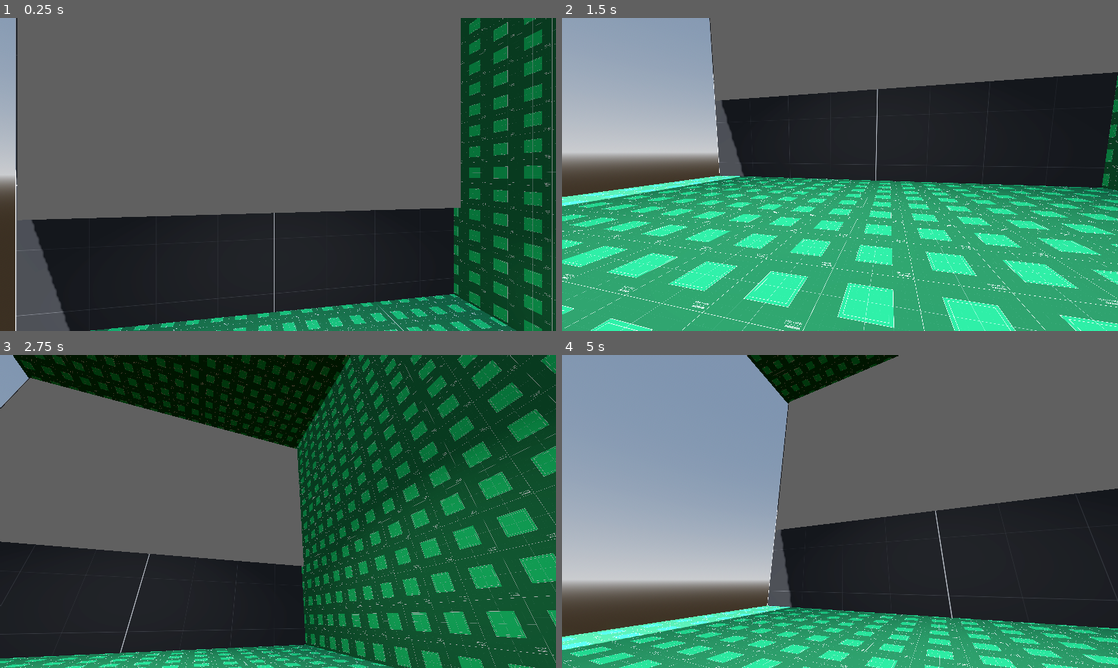
Above: before the commit, frames 1-4 (two rows, left to right).
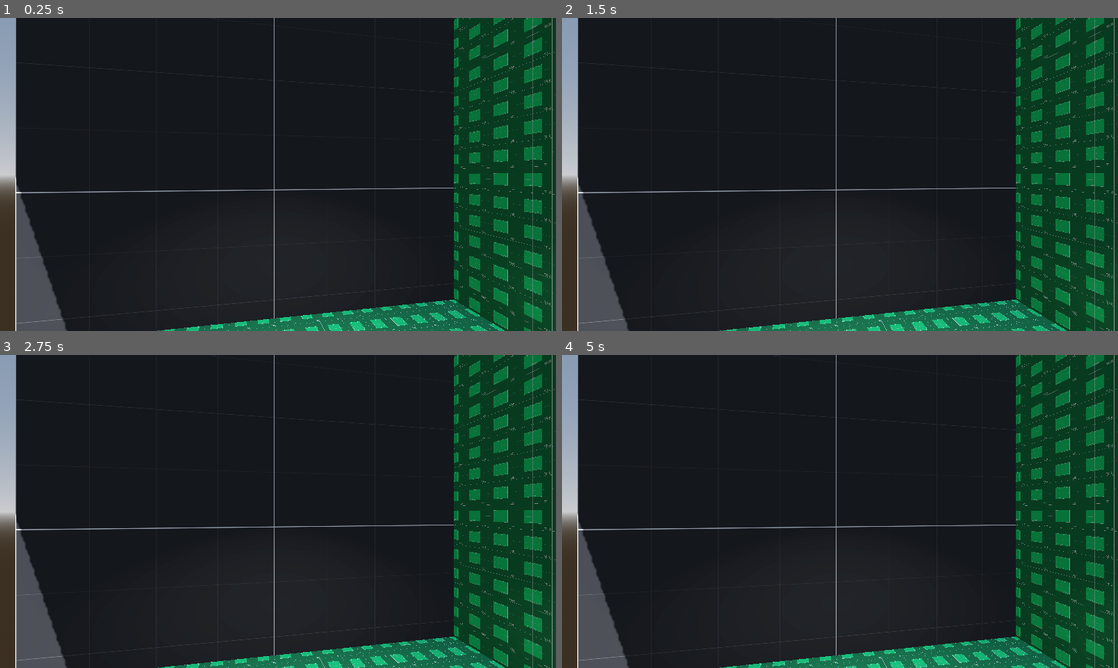
Above: after the commit, the same moments.

Repository: Hhk187/DeadlyMaze
Game: Godot game, scene res://Scenes/TestingGrounds/PlainWorld/plain_world.tscn
The game is run twice, just before and just after one commit, with the same random seed, the same clock (stepped at 60 frames per second) and the same inputs.
Inputs (mouse positions are in pixels of both pictures, inside the frame that each line leads up to):
- Up to frame 1 (0.25 s): no input
- Up to frame 2 (1.5 s): tap Enter (ui_accept) at 0.5, 0.77 s; move the mouse to (962, 158) at 0.52 s; hold D (strafe_right) 0.53-1.28 s; move the mouse to (728, 190) at 1.27 s; hold S (backword) from 1.28 s (still down)
- Up to frame 3 (2.75 s): tap Enter (ui_accept) at 1.52 s; move the mouse to (333, 442) at 2.02 s; release S (backword) at 2.03 s; hold D (strafe_right) from 2.03 s (still down)
- Up to frame 4 (5 s): move the mouse to (812, 574) at 2.77 s; release D (strafe_right) at 2.78 s; hold W (forward) 2.78-3.53 s; tap Enter (ui_accept) at 3.02, 3.77, 4.52 s; move the mouse to (1006, 558) at 3.52 s; hold A (strafe_left) from 3.53 s (still down); move the mouse to (673, 464) at 4.27 s

The runs differ from the first frame. In frame 1, 58% of the frame differs, in the area x 2-100%, y 0-100%; in frame 2, 84%; in frame 3, 77%; in frame 4, 86%, in the area x 0-100%, y 0-100%.

Commit message:
Add BaseMonitor scene and script for enhanced display functionality

Diff:
--- /dev/null
+++ b/InhertedScenes/BaseMonitor/BaseMonitor.tscn
@@ -0,0 +1,52 @@
+[gd_scene load_steps=6 format=3 uid="uid://cr8mdbr14efgs"]
+
+[ext_resource type="Script" uid="uid://dvlchdep4iiq4" path="res://InhertedScenes/BaseMonitor/base_monitor.gd" id="1_gwx44"]
+
+[sub_resource type="ViewportTexture" id="ViewportTexture_gwx44"]
+viewport_path = NodePath("SubViewportContainer/SubViewport")
+
+[sub_resource type="BoxMesh" id="BoxMesh_gwx44"]
+size = Vector3(0.85545, 0.3, 0.01)
+
+[sub_resource type="FastNoiseLite" id="FastNoiseLite_gwx44"]
+noise_type = 0
+frequency = 0.05
+
+[sub_resource type="NoiseTexture2D" id="NoiseTexture2D_huj15"]
+noise = SubResource("FastNoiseLite_gwx44")
+
+[node name="BaseMonitor" type="Node3D"]
+script = ExtResource("1_gwx44")
+size = Vector2(85.545, 30)
+
+[node name="Sprite3D" type="Sprite3D" parent="."]
+transform = Transform3D(-1, 0, -8.74228e-08, 0, 1, 0, 8.74228e-08, 0, -1, 0, 0, 0)
+double_sided = false
+texture = SubResource("ViewportTexture_gwx44")
+
+[node name="BackHidder" type="MeshInstance3D" parent="."]
+transform = Transform3D(-1, 8.74228e-08, 3.82137e-15, 0, -4.37114e-08, 1, 8.74228e-08, 1, 4.37114e-08, 0, 0, 0.00700106)
+mesh = SubResource("BoxMesh_gwx44")
+
+[node name="SubViewportContainer" type="SubViewportContainer" parent="."]
+anchors_preset = 15
+anchor_right = 1.0
+anchor_bottom = 1.0
+offset_right = -1834.45
+offset_bottom = -1050.0
+grow_horizontal = 2
+grow_vertical = 2
+stretch = true
+
+[node name="SubViewport" type="SubViewport" parent="SubViewportContainer"]
+handle_input_locally = false
+size = Vector2i(85, 30)
+render_target_update_mode = 4
+
+[node name="TextureRect" type="TextureRect" parent="SubViewportContainer/SubViewport"]
+anchors_preset = 15
+anchor_right = 1.0
+anchor_bottom = 1.0
+grow_horizontal = 2
+grow_vertical = 2
+texture = SubResource("NoiseTexture2D_huj15")
--- /dev/null
+++ b/InhertedScenes/BaseMonitor/base_monitor.gd
@@ -0,0 +1,24 @@
+@tool
+extends Node3D
+class_name BaseMonitor
+
+@onready var sprite_3d: Sprite3D = $Sprite3D
+@onready var back_hidder: MeshInstance3D = $BackHidder
+
+@onready var sub_viewport_container: SubViewportContainer = $SubViewportContainer
+@onready var sub_viewport: SubViewport = $SubViewportContainer/SubViewport
+@onready var label: Label = $SubViewportContainer/SubViewport/Label
+
+@export var frame : bool = false :
+	set(value):
+		_updateFrame()
+
+@export var size : Vector2 = Vector2(50, 50) :
+	set(value):
+		size = value
+		sub_viewport_container.size = value
+		if frame:
+			_updateFrame()
+
+func _updateFrame():
+	back_hidder.mesh.set("size", Vector3(size.x * 0.01, size.y * 0.01, 0.01))
--- a/Scenes/PlayerBrainRoom/PlayerBrainRoom.tscn
+++ b/Scenes/PlayerBrainRoom/PlayerBrainRoom.tscn
@@ -13,6 +13,9 @@
 albedo_texture = ExtResource("3_h30xf")
 
 [sub_resource type="CylinderMesh" id="CylinderMesh_lrxol"]
+
+[sub_resource type="ViewportTexture" id="ViewportTexture_bh7yq"]
+viewport_path = NodePath("Sprite3D/SubViewportContainer/SubViewport")
 
 [node name="PlayerBrain" type="Node3D"]
 script = ExtResource("1_d7i14")
@@ -72,7 +75,29 @@
 transform = Transform3D(1, 0, 0, 0, 1, 0, 0, 0, 1, 0, 10.7312, 0)
 
 [node name="Sprite3D" type="Sprite3D" parent="."]
-transform = Transform3D(-1, 0, 0, 0, 1, 0, 0, 0, 1, 0, 10.4855, 9.151)
+transform = Transform3D(-1, 0, 0, 0, 1, -8.74228e-08, 0, 8.74228e-08, 1, 0, 10.4855, 9.46142)
+texture = SubResource("ViewportTexture_bh7yq")
+
+[node name="SubViewportContainer" type="SubViewportContainer" parent="Sprite3D"]
+visible = false
+offset_right = 40.0
+offset_bottom = 40.0
+
+[node name="SubViewport" type="SubViewport" parent="Sprite3D/SubViewportContainer"]
+handle_input_locally = false
+size = Vector2i(1920, 1080)
+render_target_update_mode = 0
+
+[node name="Label" type="Label" parent="Sprite3D/SubViewportContainer/SubViewport"]
+anchors_preset = 15
+anchor_right = 1.0
+anchor_bottom = 1.0
+grow_horizontal = 2
+grow_vertical = 2
+theme_override_font_sizes/font_size = 411
+text = "No Signal"
+horizontal_alignment = 1
+vertical_alignment = 1
 
 [node name="PlayableBrain" parent="." instance=ExtResource("4_bh7yq")]
 transform = Transform3D(-0.989016, 0, 0.147809, 0, 1, 0, -0.147809, 0, -0.989016, 1.228, 5.545, 0)
@@ -80,10 +105,4 @@
 [node name="State" parent="PlayableBrain" index="1"]
 is_controlled = true
 
-[node name="SubViewport" parent="PlayableBrain/Yaw/Pitch" index="1"]
-size = Vector2i(1920, 1080)
-
-[node name="CameraViewPort" parent="PlayableBrain/Yaw/Pitch/SubViewport" index="0"]
-transform = Transform3D(1, 0, 0, 0, 1, 0, 0, 0, 1, 0, 0, -0.1)
-
 [editable path="PlayableBrain"]
--- a/Scenes/TestingGrounds/PlainWorld/plain_world.tscn
+++ b/Scenes/TestingGrounds/PlainWorld/plain_world.tscn
@@ -9,7 +9,7 @@
 albedo_texture = ExtResource("2_7sq5c")
 
 [sub_resource type="ViewportTexture" id="ViewportTexture_2r0db"]
-viewport_path = NodePath("Entities/PlayerTV/SubViewport")
+viewport_path = NodePath("SubViewport")
 
 [node name="PlainWorld" instance=ExtResource("1_2ayr2")]
 
@@ -27,26 +27,8 @@
 [node name="Sprite3D" parent="PlayerBrain" index="2"]
 texture = SubResource("ViewportTexture_2r0db")
 
-[node name="SubViewportContainer" type="SubViewportContainer" parent="PlayerBrain/Sprite3D" index="0"]
-visible = false
-offset_right = 40.0
-offset_bottom = 40.0
-
-[node name="SubViewport" type="SubViewport" parent="PlayerBrain/Sprite3D/SubViewportContainer" index="0"]
-handle_input_locally = false
-size = Vector2i(1920, 1080)
-render_target_update_mode = 0
-
-[node name="Label" type="Label" parent="PlayerBrain/Sprite3D/SubViewportContainer/SubViewport" index="0"]
-anchors_preset = 15
-anchor_right = 1.0
-anchor_bottom = 1.0
-grow_horizontal = 2
-grow_vertical = 2
-theme_override_font_sizes/font_size = 411
-text = "No Signal"
-horizontal_alignment = 1
-vertical_alignment = 1
+[node name="State" parent="PlayerBrain/PlayableBrain" index="1"]
+is_controlled = false
 
 [node name="Camera3D" parent="PlayerBrain/PlayableBrain/Yaw/Pitch" index="0"]
 current = true
Not shown, added: InhertedScenes/BaseMonitor/base_monitor.gd.uid
Not shown: 1 places in Scenes/Actors/PlayerTV/PlayerTV.tscn that only renumber resources
Not shown: 1 places in Scenes/PlayerBrainRoom/PlayerBrainRoom.tscn that only renumber resources
Not shown: 1 places in Scenes/TestingGrounds/PlainWorld/plain_world.tscn that only renumber resources
